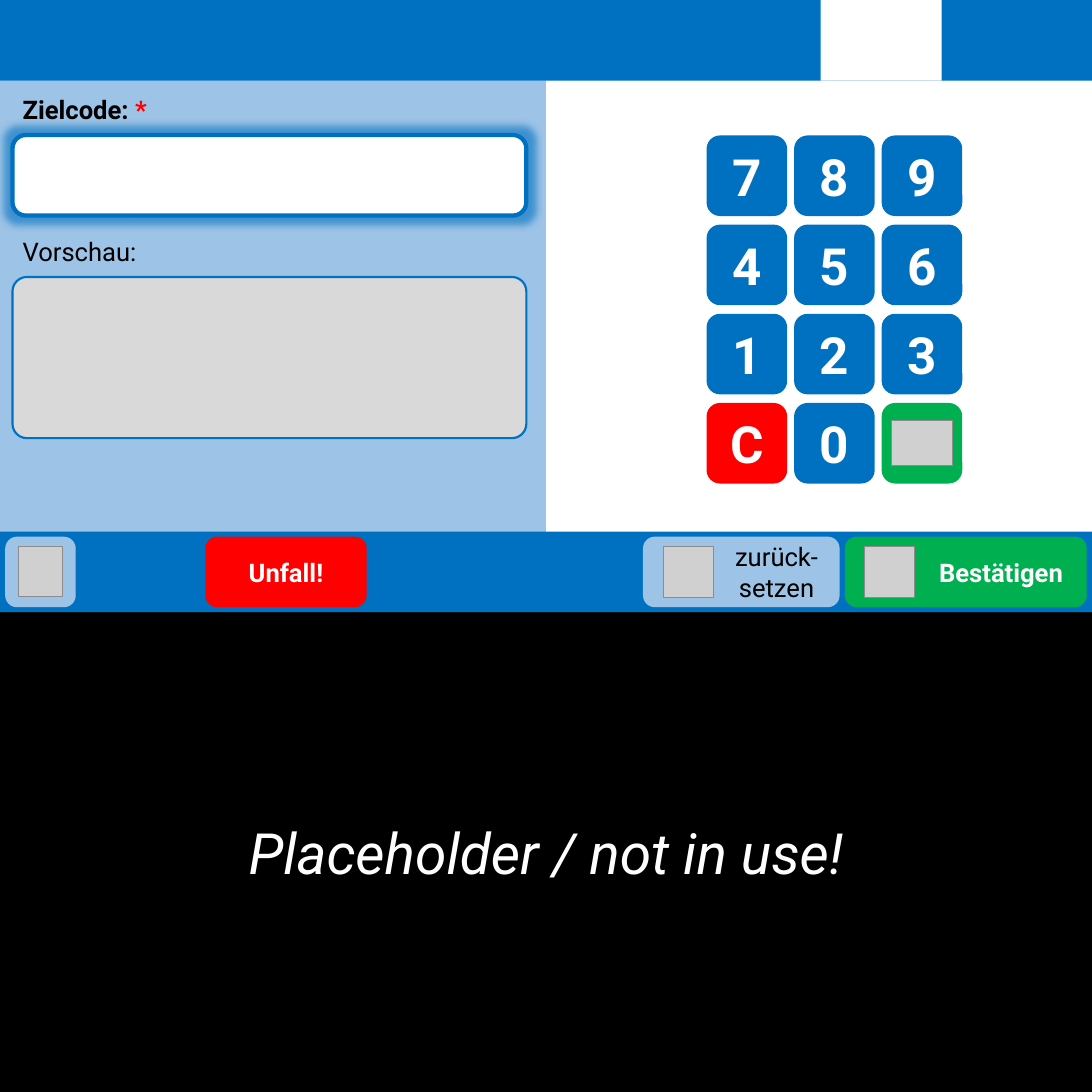
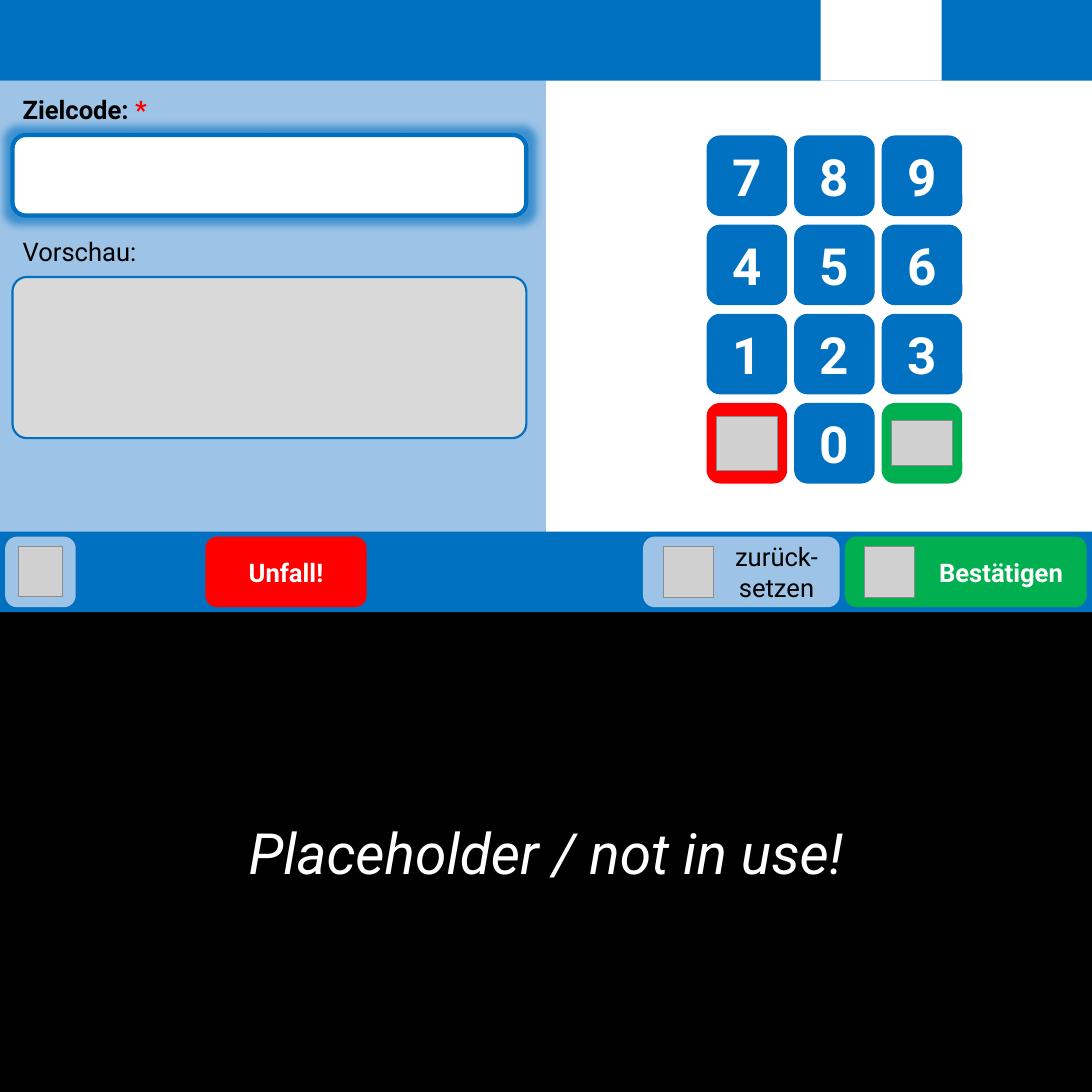
Before and after one commit to ma7t3s-OMSI-Sammlung/Nuntius, a slide deck: slide 26 of printer_textures.pptx (slide 25 before the commit). Drawn at 1092x1092 pixels with LibreOffice and Linux fonts; fonts in the diff are those of the drawing; grey boxes stand for pictures. Boxes give left, top, right and bottom in pixels: in the first picture for what was removed or moved away, otherwise in the second. Text is boxed around its words. In the diff, an @@ line names an element or a change of style, - is before the commit and + after.

```diff
--- a/printer_textures.pptx
+++ b/printer_textures.pptx
@@ picture added at [716,417,777,470] @@
@@ text in rounded rectangle at [730,426,763,464]: text removed @@
-C
```
Also in this commit, not shown: 9 other slides changed, 1 slide added, 54 other files.
